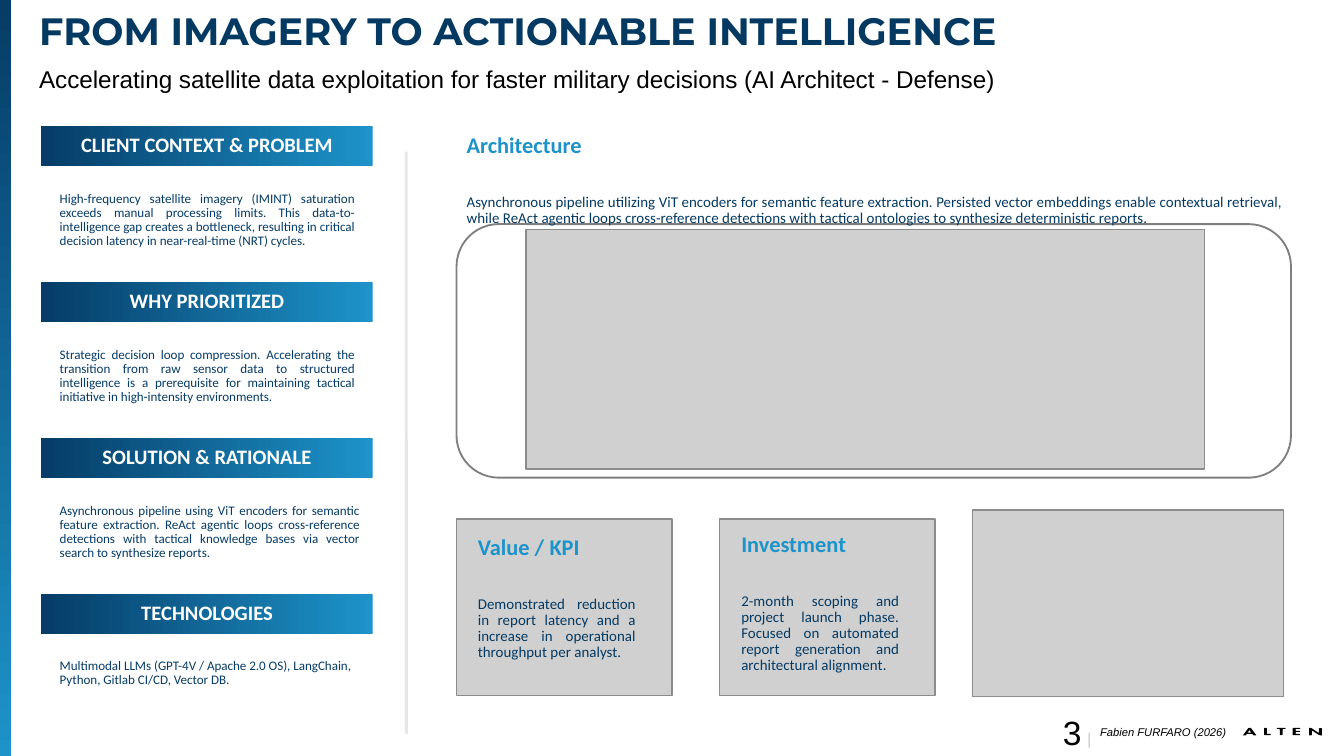
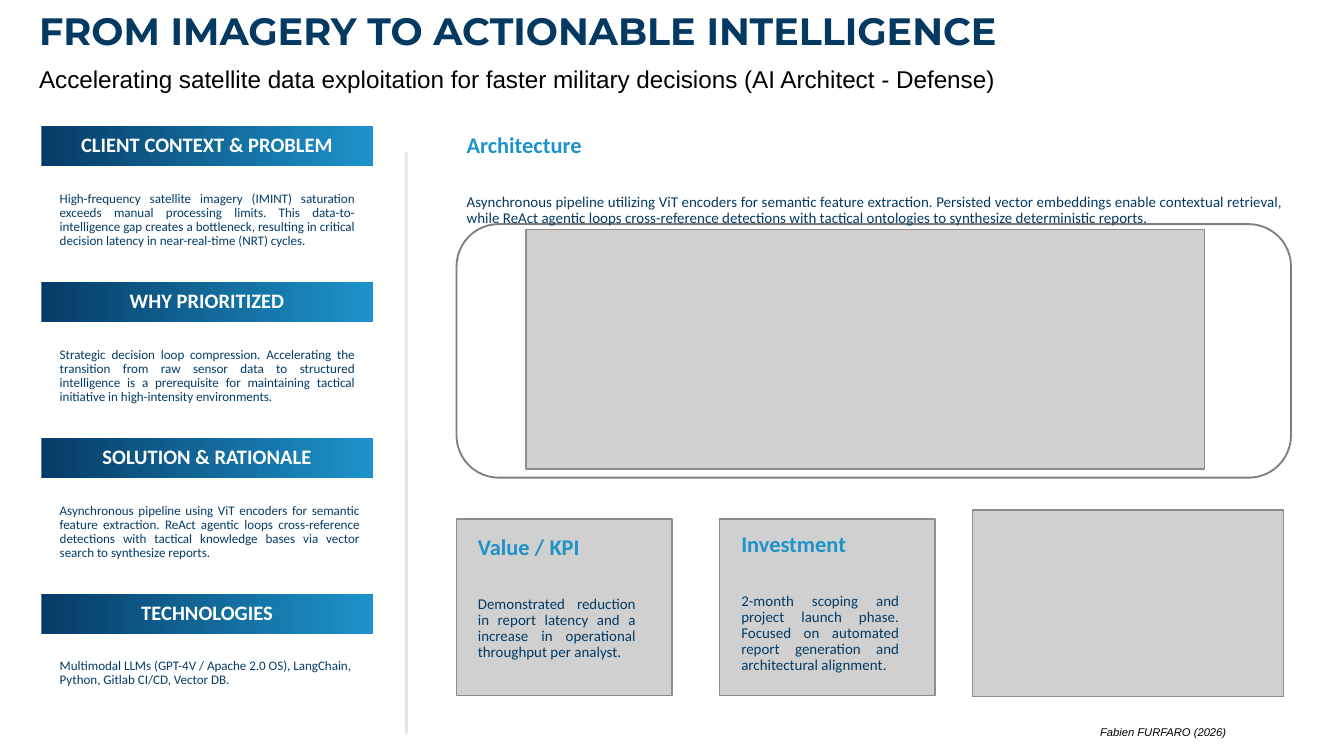
Before and after one commit to fabienfrfr/off-topic, a slide deck: slide 2 of CERTIF/FRAMEWORK/RETEX_GenAI&Architecture_FURFARO.odp (slide 3 before the commit). Drawn at 1344x756 pixels with LibreOffice and Linux fonts; fonts in the diff are those of the drawing; grey boxes stand for pictures; background and template pictures are left out. Boxes give left, top, right and bottom in pixels: in the first picture for what was removed or moved away, otherwise in the second. Text is boxed around its words. In the diff, an @@ line names an element or a change of style, - is before the commit and + after.

```diff
--- a/CERTIF/FRAMEWORK/RETEX_GenAI&Architecture_FURFARO.odp
+++ b/CERTIF/FRAMEWORK/RETEX_GenAI&Architecture_FURFARO.odp
@@ freeform shape removed at [0,0,12,756] @@
@@ page number removed at [1063,721,1082,746] @@
-3 |
@@ freeform shape removed at [1243,728,1257,737] @@
@@ freeform shape removed at [1265,728,1271,735] @@
@@ freeform shape removed at [1277,728,1286,735] @@
@@ freeform shape removed at [1293,728,1301,735] @@
@@ freeform shape removed at [1309,728,1322,737] @@
```
Also in this commit, not shown: 7 other slides changed, 1 slide removed, 7 other files.
